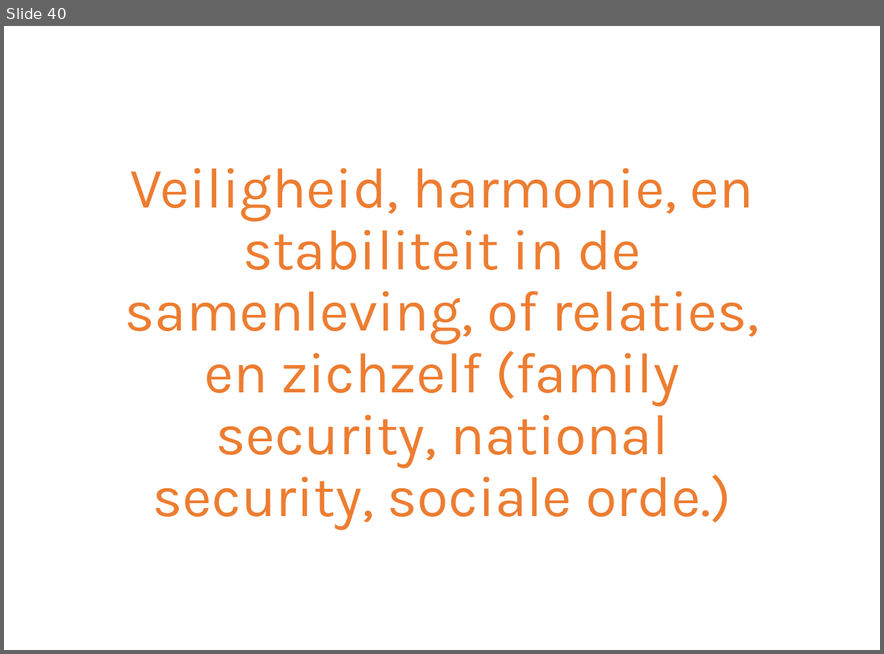
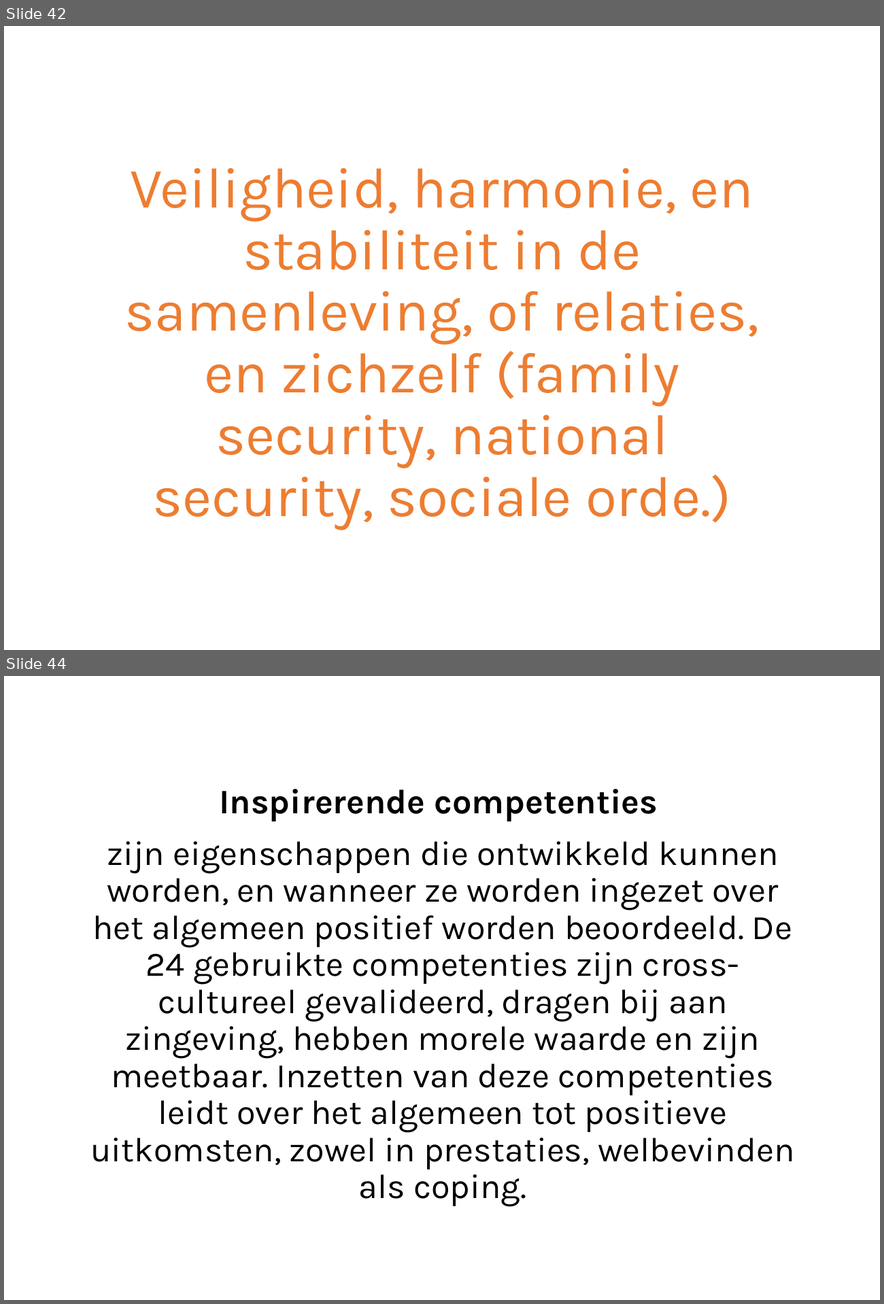
Before and after one commit to ScrumFacilitators/Schwartz-Universal-Values, a slide deck: Schwartz Basis Menselijke Waarden.pptx. Shown one above the other, each under a label of ours: slide 40 before the commit, slides 42 and 44 after it; the slides between them are not shown. The pictures are 884x654 and 884x1304 pixels, drawn with LibreOffice and Linux fonts; fonts in the diff are those of the drawing; background and template pictures are left out. Boxes give left, top, right and bottom in pixels: in the first picture for what was removed or moved away, otherwise in the second. Text is boxed around its words. In the diff, an @@ line names an element or a change of style, - is before the commit and + after.

Commit message:
Alle 23 inspirerende competenties toegevoegd

```diff
--- a/Schwartz Basis Menselijke Waarden.pptx
+++ b/Schwartz Basis Menselijke Waarden.pptx
@@ slide 44 added at box(4, 676, 880, 1300), background picture (left out) @@
@@ text added at box(90, 789, 795, 1207), 24 pt, text #000000 @@
+Inspirerende competenties
+zijn eigenschappen die ontwikkeld kunnen worden, en wanneer ze worden ingezet over het algemeen positief worden beoordeeld. De 24 gebruikte competenties zijn cross-cultureel gevalideerd, dragen bij aan zingeving, hebben morele waarde en zijn meetbaar. Inzetten van deze competenties leidt over het algemeen tot positieve uitkomsten, zowel in prestaties, welbevinden als coping.
@@ what was slide 40 is now slide 42 @@
```
Also in this commit, not shown: 49 other slides added.
